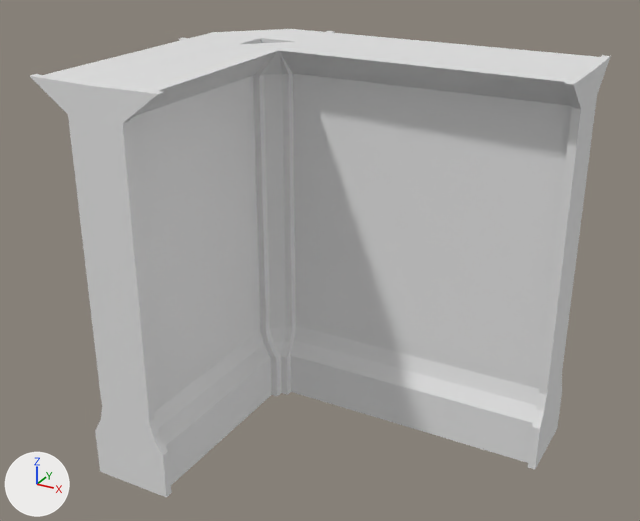
An edit to the Blender file Assets/Assets/Meshes/Walls/WallCorner1_Mesh.blend, drawn before and after from the same camera.
One viewpoint serves both versions: a 50 mm lens placed at (5.51, -5.4, 5.58), pointed at (1.58, 1.74, 2.01). The axes (+X, +Y, +Z) are drawn at lower left. The lights are the same throughout.

Names of what the first picture shows: 'Wall1_Mesh.002'.
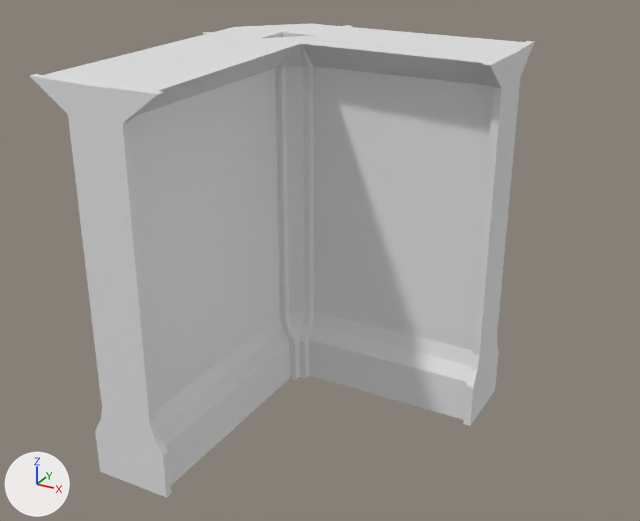
The change, as a diff of the scene's bpy script:
```diff
--- a/Assets/Assets/Meshes/Walls/WallCorner1_Mesh.blend.py
+++ b/Assets/Assets/Meshes/Walls/WallCorner1_Mesh.blend.py
@@ me_cube_003 @@
 me_cube_003.from_pydata(...)  # 276 vertices, 292 faces; spans x -0.71..3.42, y 0.0..3.99, z -3.27..0.0
 # used by ob_wall1_mesh_002; location = (0.43, 0.0, 0.0); rotation_euler = (1.571, 0.0, 0.0), in degrees (90, 0, 0)
+# me_cube_003 part 1: all 66 vertices in x 3.34..3.42, y 0.0..3.99, z -3.27..-1.89 are moved by (-0.85, 0.0, -0.42)
+# me_cube_003 part 2: all 144 vertices in x -0.71..0.54, y 0.0..3.99, z -3.27..-2.02 are moved by (0.0, 0.0, -0.42)
```

Location of each change, [x1, y1, x2, y2] in pixels of the pictures (640 x 521 px; the box of a moved part takes in the faces that stretch with it):
'Wall1_Mesh.002', reshaped (13% narrower)
    before: [30, 29, 611, 497]
    after: [30, 24, 535, 497]
part 1 of me_cube_003, moved or reshaped
    before: [279, 32, 611, 469]
    after: [301, 27, 535, 426]
part 2 of me_cube_003, moved or reshaped
    before: [45, 29, 335, 485]
    after: [45, 24, 352, 485]
